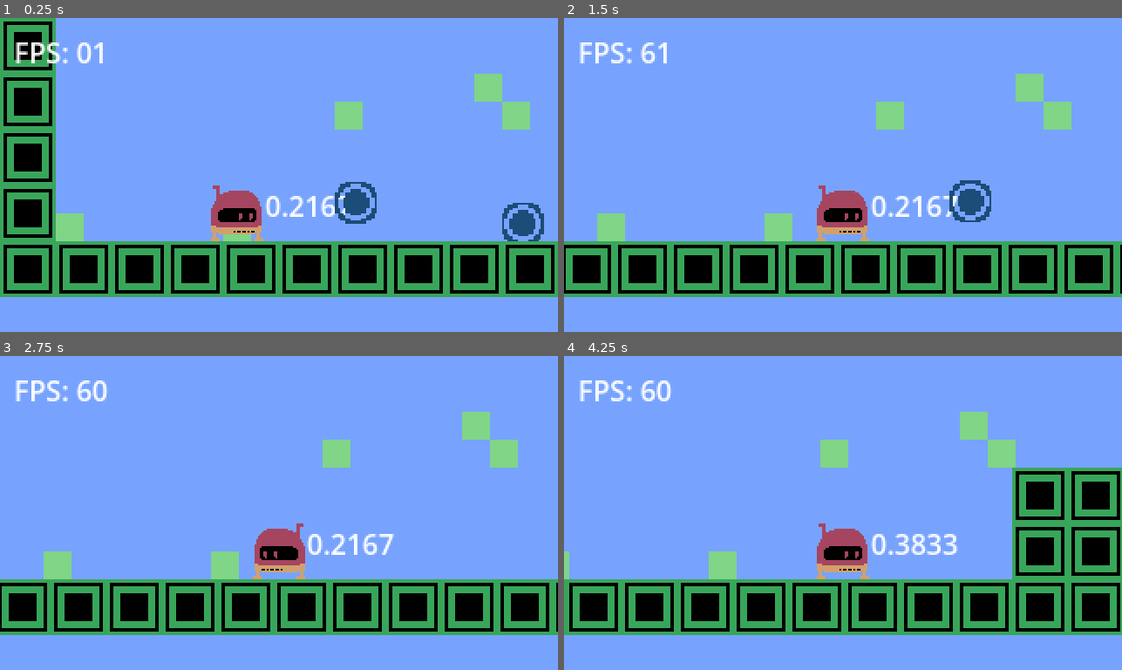
Above: before the commit, frames 1-4 (two rows, left to right).
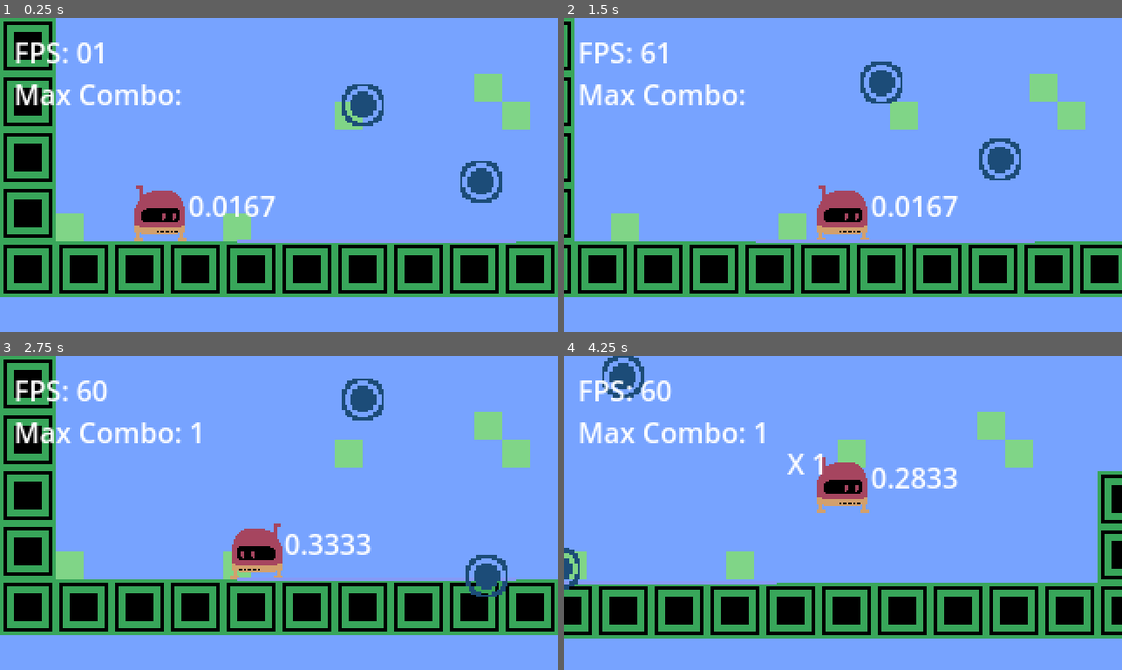
Above: after the commit, the same moments.

Repository: JesusRoberto64/club-creacion-de-vg
Game: Godot game, scene res://Escenas/Practica_3_Platformer/main.tscn
Two runs of this game, one before a commit and one after it. Both use one fixed random seed, a clock stepped at 60 frames per second and the inputs below.
Inputs:
- Up to frame 1 (0.25 s): no input
- Up to frame 2 (1.5 s): tap Enter (ui_accept) at 0.5, 0.77 s; hold Right (ui_right) from 0.53 s (still down); tap Z (action) at 0.6 s; tap 1 (attack_1) at 1.35 s
- Up to frame 3 (2.75 s): tap Enter (ui_accept) at 1.52 s; release Right (ui_right) at 2.03 s; hold Left (ui_left) from 2.03 s (still down); tap 2 (attack_2) at 2.1 s
- Up to frame 4 (4.25 s): release Left (ui_left) at 2.78 s; hold Right (ui_right) from 2.78 s (still down); tap 3 (attack_3) at 2.85 s; tap Enter (ui_accept) at 3.02, 3.77 s; tap Space (fly) at 3.6 s

The runs differ from the first frame. In frame 1, 6.6% of the frame differs, in the area x 2-98%, y 21-72%; in frame 2, 13%; in frame 3, 18%; in frame 4, 27%, in the area x 0-100%, y 0-90%.

Commit message:
envoltorio de burbujas

Diff:
--- /dev/null
+++ b/Escenas/Practica_3_Platformer/bubble_invoker.gd
@@ -0,0 +1,18 @@
+extends Node2D
+
+@onready var Bubble = preload("res://Escenas/Practica_3_Platformer/burbuja.tscn")
+@onready var line : Line2D = $Line2D
+
+var invoke_timer = 0.0
+var invoke_timer_limit = 0.85
+
+var level = 1
+
+# Called every frame. 'delta' is the elapsed time since the previous frame.
+func _process(delta: float) -> void:
+	invoke_timer += delta
+	if invoke_timer > invoke_timer_limit:
+		invoke_timer = 0.0
+		var inst = Bubble.instantiate()
+		inst.position.x = randf_range(0.0, line.get_point_position(0).x)
+		add_child(inst)
--- /dev/null
+++ b/Escenas/Practica_3_Platformer/bubble_invoker.tscn
@@ -0,0 +1,11 @@
+[gd_scene load_steps=2 format=3 uid="uid://fc703agn1vr6"]
+
+[ext_resource type="Script" path="res://Escenas/Practica_3_Platformer/bubble_invoker.gd" id="1_ajqjh"]
+
+[node name="Bubble_Invoker" type="Node2D"]
+script = ExtResource("1_ajqjh")
+
+[node name="Line2D" type="Line2D" parent="."]
+points = PackedVector2Array(160, 0, 0, 0)
+width = 2.5
+default_color = Color(0.525826, 0.599765, 0.964566, 1)
--- a/Escenas/Practica_3_Platformer/burbuja.gd
+++ b/Escenas/Practica_3_Platformer/burbuja.gd
@@ -6,10 +6,8 @@
 
 var destroyed = false
 
-# Called when the node enters the scene tree for the first time.
-func _ready() -> void:
-
-	pass # Replace with function body.
+var life_timer = 0.0
+var life_timer_limit = 3.0
 
 # Called every frame. 'delta' is the elapsed time since the previous frame.
 func _physics_process(delta: float) -> void:
@@ -17,6 +15,10 @@
 		queue_free()
 	position += direction * speed * delta
 
+	life_time += delta
+	if life_timer > life_timer_limit:
+		destroyed = true
+
 func pop() -> void:
 	set_collision_layer_value(2, false)
 	$AnimMap.hide()
--- a/Escenas/Practica_3_Platformer/main.gd
+++ b/Escenas/Practica_3_Platformer/main.gd
@@ -1,4 +1,9 @@
 extends Node2D
+
+var max_combo = 0
+
+func _ready() -> void:
+	$Player.connect("change_combo", change_combo)
 
 # Called every frame. 'delta' is the elapsed time since the previous frame.
 func _process(_delta: float) -> void:
@@ -15,3 +20,10 @@
 func _input(event: InputEvent) -> void:
 	if event.is_action_pressed("ui_cancel"):
 		get_tree().quit()
+
+func change_combo(combo)-> void:
+	if combo > max_combo:
+		max_combo = combo
+		$CanvasLayer/maxCombo.text = "Max Combo: " + str(max_combo)
+
+	pass
--- a/Escenas/Practica_3_Platformer/main.tscn
+++ b/Escenas/Practica_3_Platformer/main.tscn
@@ -1,10 +1,11 @@
-[gd_scene load_steps=9 format=4 uid="uid://dss8avej31rin"]
+[gd_scene load_steps=10 format=4 uid="uid://dss8avej31rin"]
 
 [ext_resource type="Script" path="res://Escenas/Practica_3_Platformer/main.gd" id="1_20tms"]
 [ext_resource type="PackedScene" uid="uid://ckcydfpcy410k" path="res://Escenas/Practica_3_Platformer/player.tscn" id="2_8ibi0"]
 [ext_resource type="Texture2D" uid="uid://cc00m0osn2fhs" path="res://Recursos/Img/karel/wall.png" id="2_umxvq"]
 [ext_resource type="PackedScene" uid="uid://q8dkybhbf752" path="res://Escenas/Practica_3_Platformer/burbuja.tscn" id="3_jbpsg"]
 [ext_resource type="Texture2D" uid="uid://bk1wls07p2blm" path="res://Recursos/Img/general/SKY_180x320.png" id="6_urai2"]
+[ext_resource type="PackedScene" uid="uid://fc703agn1vr6" path="res://Escenas/Practica_3_Platformer/bubble_invoker.tscn" id="7_qgn6d"]
 [ext_resource type="PackedScene" uid="uid://c64r4tb1ijfkw" path="res://Escenas/Miscelanea/move_platform.tscn" id="8_n8d41"]
 
 [sub_resource type="TileSetAtlasSource" id="TileSetAtlasSource_m55vm"]
@@ -22,12 +23,14 @@
 script = ExtResource("1_20tms")
 
 [node name="Player" parent="." instance=ExtResource("2_8ibi0")]
+position = Vector2(92, 128)
+fall_gravity = 48.0
 
 [node name="Burbuja" parent="." instance=ExtResource("3_jbpsg")]
-position = Vector2(204, 108)
+position = Vector2(208, 52)
 
 [node name="Burbuja2" parent="." instance=ExtResource("3_jbpsg")]
-position = Vector2(300, 120)
+position = Vector2(276, 96)
 
 [node name="TileMapLayer" type="TileMapLayer" parent="."]
 tile_map_data = PackedByteArray("AAAAAAQAAAAAAAAAAAABAAQAAAAAAAAAAAACAAQAAAAAAAAAAAADAAQAAAAAAAAAAAAEAAQAAAAAAAAAAAAFAA …(528 unchanged characters)…
@@ -45,6 +48,13 @@
 offset_bottom = 31.0
 text = "FPS:00"
 
+[node name="maxCombo" type="Label" parent="CanvasLayer"]
+offset_left = 8.0
+offset_top = 32.0
+offset_right = 48.0
+offset_bottom = 55.0
+text = "Max Combo:"
+
 [node name="ParallaxBackground" type="ParallaxBackground" parent="CanvasLayer"]
 scroll_base_scale = Vector2(2, 2)
 scroll_ignore_camera_zoom = true
@@ -57,3 +67,6 @@
 texture = ExtResource("6_urai2")
 centered = false
 metadata/_edit_lock_ = true
+
+[node name="Bubble_Invoker" parent="." instance=ExtResource("7_qgn6d")]
+position = Vector2(136, 128)
--- a/Escenas/Practica_3_Platformer/player.gd
+++ b/Escenas/Practica_3_Platformer/player.gd
@@ -28,6 +28,12 @@
 var is_hited = false
 var hit_direction: Vector2 = Vector2.ZERO
 
+# Comobo lógica
+var combo : int = 0
+@onready var combo_lab : Label = $Combo
+@onready var combo_anim: AnimationPlayer = $Combo/AnimationPlayer
+signal change_combo(_combo)
+
 func _physics_process(delta: float) -> void:
 	#Handle_gravity
 	var gravity = base_gravity if velocity.y < 0 else fall_gravity
@@ -43,6 +49,9 @@
 	handle_jump_impulse()
 
 	# Golpe de salto
+
+	var was_combo : bool = false
+
 	for i in get_slide_collision_count():
 		var collision = get_slide_collision(i)
 		var collider = collision.get_collider()
@@ -52,8 +61,14 @@
 				velocity.y = -jump_force
 				can_impulse_jump = true
 				jump_hold_timer = 0.0
+				set_combo()
+				was_combo = true
+				break
 			elif collision.get_normal().x != 0.0:
 				hit_impulse(collision.get_normal())
+
+	if !was_combo and is_on_floor():
+		combo = 0
 
 	# handle movement input
 	var mov : float = Input.get_axis("ui_left", "ui_right")
@@ -114,3 +129,9 @@
 func update_ui(delta: float) -> void:
 	jump_hold_timer += delta
 	ui_timer.text = "%.4f" % jump_hold_timer
+
+func set_combo() -> void:
+	combo += 1
+	combo_lab.text = "X " + str(combo)
+	combo_anim.play("combo_out")
+	change_combo.emit(combo)
--- a/Escenas/Practica_3_Platformer/player.tscn
+++ b/Escenas/Practica_3_Platformer/player.tscn
@@ -23,8 +23,87 @@
 [sub_resource type="RectangleShape2D" id="RectangleShape2D_hm6ar"]
 size = Vector2(32, 32)
 
+[sub_resource type="Animation" id="Animation_7c4fp"]
+length = 0.001
+tracks/0/type = "value"
+tracks/0/imported = false
+tracks/0/enabled = true
+tracks/0/path = NodePath(".:visible")
+tracks/0/interp = 1
+tracks/0/loop_wrap = true
+tracks/0/keys = {
+"times": PackedFloat32Array(0),
+"transitions": PackedFloat32Array(1),
+"update": 1,
+"values": [false]
+}
+tracks/1/type = "bezier"
+tracks/1/imported = false
+tracks/1/enabled = true
+tracks/1/path = NodePath(".:modulate:a")
+tracks/1/interp = 1
+tracks/1/loop_wrap = true
+tracks/1/keys = {
+"handle_modes": PackedInt32Array(0),
+"points": PackedFloat32Array(1, -0.25, 0, 0.25, 0),
+"times": PackedFloat32Array(0)
+}
+tracks/2/type = "bezier"
+tracks/2/imported = false
+tracks/2/enabled = true
+tracks/2/path = NodePath(".:position:y")
+tracks/2/interp = 1
+tracks/2/loop_wrap = true
+tracks/2/keys = {
+"handle_modes": PackedInt32Array(0),
+"points": PackedFloat32Array(-40, -0.25, 0, 0.25, 0),
+"times": PackedFloat32Array(0)
+}
+
+[sub_resource type="Animation" id="Animation_ua37c"]
+resource_name = "combo_out"
+tracks/0/type = "value"
+tracks/0/imported = false
+tracks/0/enabled = true
+tracks/0/path = NodePath(".:visible")
+tracks/0/interp = 1
+tracks/0/loop_wrap = true
+tracks/0/keys = {
+"times": PackedFloat32Array(0, 1),
+"transitions": PackedFloat32Array(1, 1),
+"update": 1,
+"values": [true, false]
+}
+tracks/1/type = "bezier"
+tracks/1/imported = false
+tracks/1/enabled = true
+tracks/1/path = NodePath(".:modulate:a")
+tracks/1/interp = 1
+tracks/1/loop_wrap = true
+tracks/1/keys = {
+"handle_modes": PackedInt32Array(0, 0, 0, 0),
+"points": PackedFloat32Array(0, -0.25, 0, 0.25, 0, 1, -0.25, 0, 0.25, 0, 1, -0.25, 0, 0.25, 0, 0, -0.25, 0, 0.25, 0),
+"times": PackedFloat32Array(0, 0.3, 0.7, 1)
+}
+tracks/2/type = "bezier"
+tracks/2/imported = false
+tracks/2/enabled = true
+tracks/2/path = NodePath(".:position:y")
+tracks/2/interp = 1
+tracks/2/loop_wrap = true
+tracks/2/keys = {
+"handle_modes": PackedInt32Array(0, 0, 0, 0),
+"points": PackedFloat32Array(-31.8821, -0.25, 0, 0.25, 0, -40, -0.25, 0, 0.25, 0, -40, -0.25, 0, 0.25, 0, -31.8821, -0.25, 0, 0.25, 0),
+"times": PackedFloat32Array(0, 0.3, 0.7, 1)
+}
+
+[sub_resource type="AnimationLibrary" id="AnimationLibrary_4wsss"]
+_data = {
+"RESET": SubResource("Animation_7c4fp"),
+"combo_out": SubResource("Animation_ua37c")
+}
+
 [node name="Player" type="CharacterBody2D"]
-position = Vector2(136, 44)
 collision_layer = 3
 collision_mask = 3
 slide_on_ceiling = false
@@ -55,6 +134,19 @@
 position = Vector2(0, -16)
 shape = SubResource("RectangleShape2D_hm6ar")
 
+[node name="Combo" type="Label" parent="."]
+visible = false
+offset_left = -32.0
+offset_top = -40.0
+offset_right = 23.0
+offset_bottom = -17.0
+text = "X 0"
+
+[node name="AnimationPlayer" type="AnimationPlayer" parent="Combo"]
+libraries = {
+"": SubResource("AnimationLibrary_4wsss")
+}
+
 [node name="Timer" type="Label" parent="."]
 offset_left = 16.0
 offset_top = -32.0
@@ -64,5 +156,5 @@
 
 [node name="Camera2D" type="Camera2D" parent="."]
 limit_left = 0
-limit_top = -500
+limit_top = -25
 limit_bottom = 180
Not shown: 1 places in Escenas/Practica_3_Platformer/player.tscn that only renumber resources
